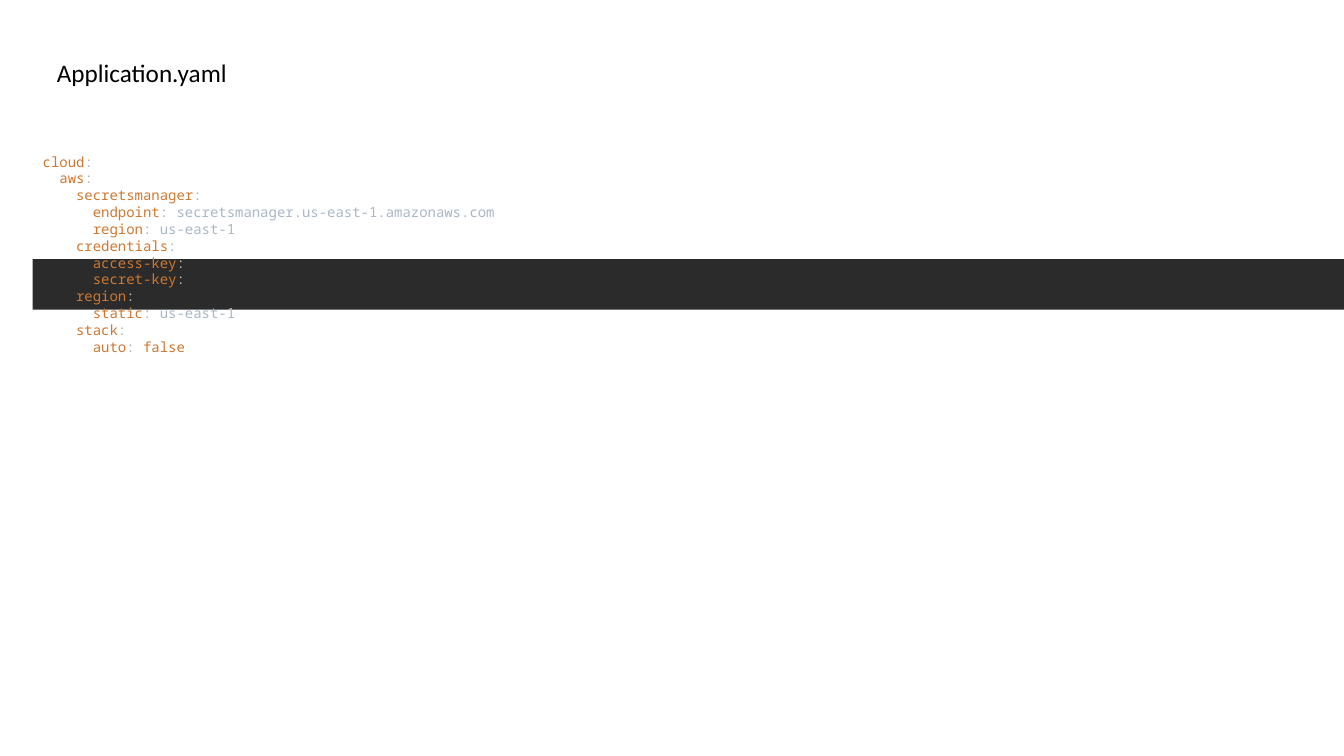
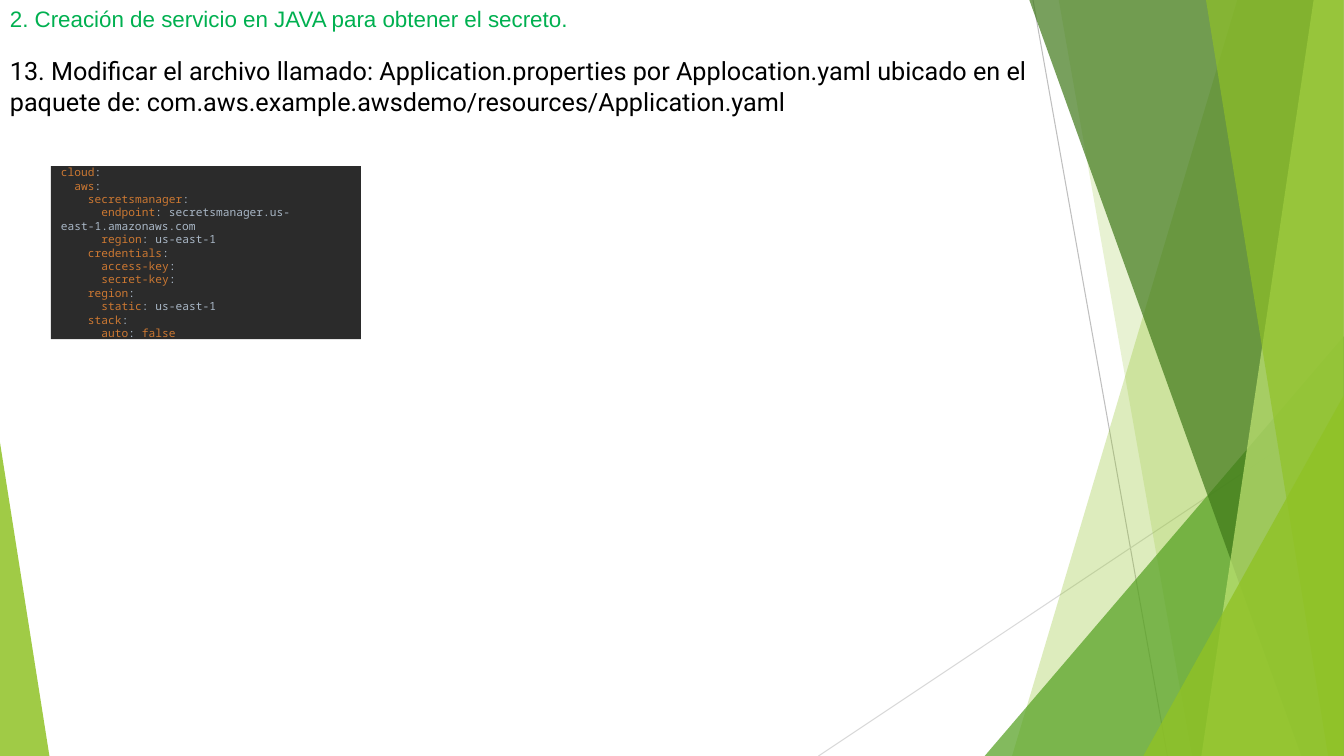
Before and after one commit to MayaDiazAnaMaria/proyectosGit, a slide deck: slide 21 of awsSecret/awsSecret.pptx (slide 42 before the commit). Drawn at 1344x756 pixels with LibreOffice and Linux fonts; fonts in the diff are those of the drawing. Boxes give left, top, right and bottom in pixels: in the first picture for what was removed or moved away, otherwise in the second. Text is boxed around its words. In the diff, an @@ line names an element or a change of style, - is before the commit and + after.

```diff
--- a/awsSecret/awsSecret.pptx
+++ b/awsSecret/awsSecret.pptx
@@ text added at [10,10,567,32], 16 pt, text #00B050 @@
+2. Creación de servicio en JAVA para obtener el secreto.
@@ text added at [10,61,1026,117], 18 pt, text #000000 @@
+13. Modificar el archivo llamado: Application.properties por Applocation.yaml ubicado en el paquete de: com.aws.example.awsdemo/resources/Application.yaml
@@ text removed at [57,64,227,86] @@
-Application.yaml
@@ rectangle "cloud: aws: secretsmanager: endpoint: secretsmanager.us-east ...": place and size @@
-rectangle "cloud: aws: secretsmanager: endpoint: secretsmanager.us-east ..." at [32,259,1344,310]
+rectangle "cloud: aws: secretsmanager: endpoint: secretsmanager.us-east ..." at [50,166,361,340]
@@ rectangle "cloud: aws: secretsmanager: endpoint: secretsmanager.us-east ..." at [50,166,361,340]: size 10 to 8 pt @@
@@ group added at [0,0,1344,756]: 5 freeform shapes, 3 triangles, 2 lines @@
```
Also in this commit, not shown: 9 other slides changed, 12 slides added, 32 slides removed, 15 other files.
